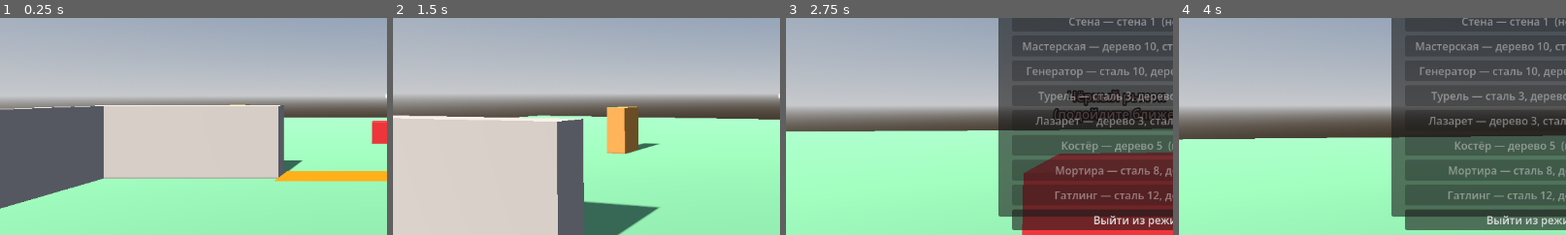
Above: before the commit, frames 1-4 (left to right).
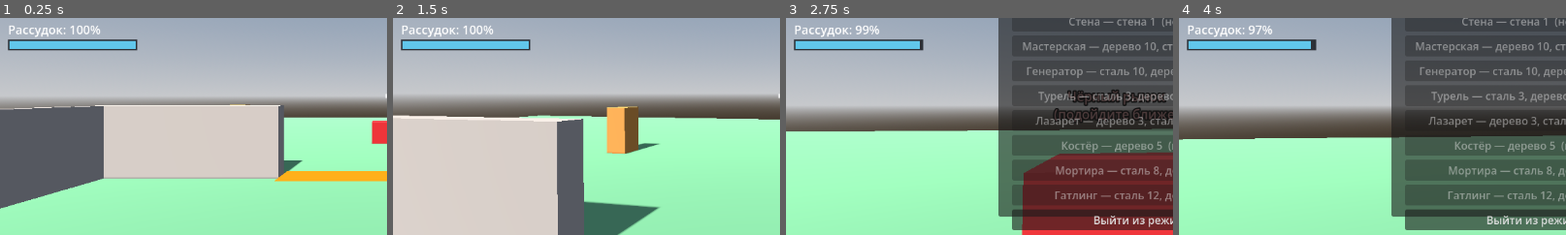
Above: after the commit, the same moments.

Repository: kem4ikkk/ubeziche
Game: Godot game, scene res://scenes/main.tscn
Same seed, same stepped clock (60 frames per second), same inputs: the game is played once before the commit and once after it.
Inputs (mouse positions are % of the whole screen's width and height, from its top left):
- Up to frame 1 (0.25 s): no input
- Up to frame 2 (1.5 s): tap Enter at 0.5 s; move the mouse to (55, 50) at 0.52 s; hold W from 0.53 s (still down); tap F at 0.6 s; click (55, 50) at 0.67 s; tap Space at 0.77 s; move the mouse to (45, 50) at 1.27 s; tap R at 1.35 s; click (45, 50) at 1.42 s
- Up to frame 3 (2.75 s): keep holding W; tap Space at 1.52 s; move the mouse to (52, 48) at 2.02 s; tap B at 2.1 s; click (52, 48) at 2.17 s
- Up to frame 4 (4 s): move the mouse to (45, 70) at 2.77 s; tap 1 at 2.85 s; click (45, 70) at 2.92 s; tap Space at 3.02, 3.77 s; move the mouse to (80, 65) at 3.52 s; release W at 3.53 s; hold A from 3.53 s (still down); tap 5 at 3.6 s; click (80, 65) at 3.67 s
The pictures show only the part of the screen within x 0-50%, y 32-82%; the shares and areas given below are measured in that part.

The runs differ from the first frame. In frame 1, 2.2% of the frame differs, in the area x 2-36%, y 3-16%; in frame 2, 2.2%; in frame 3, 2.2%; in frame 4, 2.2%.

Commit message:
Этап 1B: психическое здоровье («шкала холода» как в оригинале)
Механика рассудка из New Zombie Shelter:
- player.gd: sanity 0-100, _update_sanity() в _physics_process. Тепло (восст.
  16/с) — у «очага» базы (радиус 6.5 вокруг центра) или у костра. Холод (расход)
  вне тепла: 1.6/с днём, 3.6/с ночью. При нуле: −5 HP каждые 4 с + сужение FOV
  (туннельное зрение). Геттеры get_sanity/get_sanity_ratio/add_sanity.
- Навыки: «Терпение» — расход ×0.5 + лечит +1%/с при HP≤50%; «Походный костёр» —
  усиливает костёр ×1.6 и греет (campfire.gd: add_sanity).
- hud.gd: полоса «Рассудок» (синий→оранжевый→красный) + радиальная виньетка
  (затемнение краёв ниже 40%).
- debug_capture: тест 6.9995 (у очага растёт, вне тепла падает, при нуле −HP).

Умелый строитель пока «скоро» (нет системы скорости стройки). Проверено через
capture (EXIT=0): у очага 50→98, вне тепла 30→19.2, при нуле HP 100→95.

Co-Authored-By: Claude Opus 4.8 <noreply@anthropic.com>

Diff:
--- a/scripts/campfire.gd
+++ b/scripts/campfire.gd
@@ -7,6 +7,7 @@
 @export var heal_per_sec: float = 6.0
 @export var radius: float = 4.0
 @export var lifetime: float = 0.0   # 0 = постоянный (постройка)
+@export var sanity_per_sec: float = 8.0   # бонус психздоровья у костра (Этап 1B)
 
 var _age: float = 0.0
 
@@ -24,4 +25,10 @@
 	var p := get_tree().get_first_node_in_group("player")
 	if is_instance_valid(p) and p is Node3D and p.has_method("heal") \
 			and (p as Node3D).global_position.distance_to(global_position) <= radius:
-		p.heal(heal_per_sec * delta)
+		# Навык «Походный костёр» усиливает костёр (HP и психздоровье), Этап 1B/4.40.
+		var mult: float = 1.6 if InventorySystem.get_skill_level("campfire_skill") > 0 else 1.0
+		p.heal(heal_per_sec * mult * delta)
+		# Костёр греет (психздоровье). Игрок уже считает костёр «теплом», это —
+		# дополнительный бонус восстановления (а с навыком — ещё быстрее).
+		if p.has_method("add_sanity"):
+			p.add_sanity(sanity_per_sec * mult * delta)
--- a/scripts/debug_capture.gd
+++ b/scripts/debug_capture.gd
@@ -1253,6 +1253,34 @@
 		print("  после входа в зону: game_over=", game_state.is_game_over, ", HUD итог: '", result_text, "'")
 		_dump_state("ПОСЛЕ эвакуации")
 
+	# 6.9995) Психическое здоровье (Этап 1B): «шкала холода». В тепле (очаг/костёр)
+	# растёт, вне тепла падает; при нуле бьёт по HP и сужает обзор.
+	if is_instance_valid(player):
+		print("CLAUDE: проверяю психздоровье (1B)")
+		player.heal(1000.0)
+		get_tree().paused = false
+		# У очага базы (центр) рассудок восстанавливается.
+		(player as Node3D).global_position = Vector3(0, 1, 0)
+		player.sanity = 50.0
+		for i in 3: player._update_sanity(1.0)
+		print("  у очага рассудок растёт: 50 → ", snappedf(player.get_sanity(), 0.1), " (ожид. >50)")
+		# Вне тепла — падает (днём медленнее, ночью быстрее).
+		(player as Node3D).global_position = Vector3(20, 1, 20)
+		player.sanity = 30.0
+		for i in 3: player._update_sanity(1.0)
+		print("  вне тепла рассудок падает: 30 → ", snappedf(player.get_sanity(), 0.1), " (ожид. <30)")
+		# При нуле — урон HP по тику.
+		player.sanity = 0.0
+		var hp_before: float = player.get_health()
+		player._update_sanity(player.SANITY_EMPTY_TICK + 0.1)   # дотянем до тика
+		print("  при нуле HP падает: ", snappedf(hp_before, 0.1), " → ", snappedf(player.get_health(), 0.1))
+		# Возвращаем норму, чтобы не мешать показу дерева (и вернуть обзор).
+		(player as Node3D).global_position = Vector3(0, 1, 0)
+		player.sanity = player.SANITY_MAX
+		player.heal(1000.0)
+		player._update_sanity(0.1)   # вернуть FOV к норме
+		_dump_state("ПОСЛЕ психздоровья (1B)")
+
 	# 6.999) Финал: показываем дерево навыков (ёлочка) на снимке — проходим полную
 	# цепочку Инженера + немного в других ветках, чтобы видеть открытые/закрытые/
 	# максимальные узлы, замки и пути.
--- a/scripts/hud.gd
+++ b/scripts/hud.gd
@@ -15,6 +15,12 @@
 @onready var power_label: Label = $PowerLabel
 @onready var ability_label: Label = $AbilityLabel
 
+# Психздоровье (Этап 1B): строятся кодом в _ready (полоса + затемнение краёв).
+var _sanity_label: Label
+var _sanity_fill: ColorRect
+var _vignette: TextureRect
+const SANITY_BAR_W := 188.0
+
 const ALERT_DURATION := 2.5  ## сколько секунд держим тревожное сообщение (Этап 4.9)
 
 var _day_night_cycle: Node
@@ -66,6 +72,58 @@
 	InventorySystem.tier_changed.connect(_on_tier_changed)
 	tier_label.text = "Тир убежища: %d" % InventorySystem.shelter_tier
 
+	_build_sanity_ui()
+
+
+## Полоса психздоровья (слева под «Питанием») + затемнение краёв (виньетка),
+## Этап 1B. Строим кодом, чтобы не править hud.tscn.
+func _build_sanity_ui() -> void:
+	# Виньетка — самым нижним слоем HUD (над миром, под текстом).
+	_vignette = TextureRect.new()
+	_vignette.texture = _make_vignette_tex()
+	_vignette.expand_mode = TextureRect.EXPAND_IGNORE_SIZE
+	_vignette.stretch_mode = TextureRect.STRETCH_SCALE
+	_vignette.mouse_filter = Control.MOUSE_FILTER_IGNORE
+	_vignette.modulate = Color(1, 1, 1, 0.0)
+	add_child(_vignette)
+	_vignette.set_anchors_and_offsets_preset(Control.PRESET_FULL_RECT)
+	move_child(_vignette, 0)
+
+	_sanity_label = Label.new()
+	_sanity_label.position = Vector2(12, 212)
+	_sanity_label.add_theme_font_size_override("font_size", 18)
+	_sanity_label.text = "Рассудок"
+	add_child(_sanity_label)
+
+	var bg := ColorRect.new()
+	bg.position = Vector2(12, 240)
+	bg.size = Vector2(SANITY_BAR_W + 4.0, 16)
+	bg.color = Color(0.09, 0.10, 0.12, 0.85)
+	bg.mouse_filter = Control.MOUSE_FILTER_IGNORE
+	add_child(bg)
+
+	_sanity_fill = ColorRect.new()
+	_sanity_fill.position = Vector2(14, 242)
+	_sanity_fill.size = Vector2(SANITY_BAR_W, 12)
+	_sanity_fill.color = Color(0.4, 0.8, 0.9)
+	_sanity_fill.mouse_filter = Control.MOUSE_FILTER_IGNORE
+	add_child(_sanity_fill)
+
+
+## Радиальная виньетка (прозрачный центр → чёрные края) через GradientTexture2D.
+func _make_vignette_tex() -> Texture2D:
+	var g := Gradient.new()
+	g.offsets = PackedFloat32Array([0.0, 0.55, 1.0])
+	g.colors = PackedColorArray([Color(0, 0, 0, 0), Color(0, 0, 0, 0), Color(0, 0, 0, 1)])
+	var t := GradientTexture2D.new()
+	t.gradient = g
+	t.fill = GradientTexture2D.FILL_RADIAL
+	t.fill_from = Vector2(0.5, 0.5)
+	t.fill_to = Vector2(1.0, 0.5)
+	t.width = 320
+	t.height = 320
+	return t
+
 
 func _process(delta: float) -> void:
 	# DayNightCycle может ещё не быть готов в момент _ready() HUD-а — ищем лениво.
@@ -107,6 +165,27 @@
 
 	_update_power()
 	_update_ability()
+	_update_sanity_ui()
+
+
+## Полоса психздоровья + виньетка (Этап 1B): читаем рассудок игрока каждый кадр.
+func _update_sanity_ui() -> void:
+	if _sanity_fill == null:
+		return
+	var p := get_tree().get_first_node_in_group("player")
+	if not is_instance_valid(p) or not p.has_method("get_sanity_ratio"):
+		return
+	var r: float = p.get_sanity_ratio()
+	_sanity_fill.size.x = SANITY_BAR_W * r
+	if r > 0.4:
+		_sanity_fill.color = Color(0.38, 0.78, 0.92)
+	elif r > 0.15:
+		_sanity_fill.color = Color(0.95, 0.62, 0.22)
+	else:
+		_sanity_fill.color = Color(0.95, 0.28, 0.28)
+	_sanity_label.text = "Рассудок: %d%%" % roundi(r * 100.0)
+	# Затемнение краёв нарастает, когда рассудок ниже 40%.
+	_vignette.modulate.a = clampf((0.4 - r) / 0.4, 0.0, 1.0) * 0.72
 
 
 ## Строка питания (Этап 4.25): бюджет мощности генераторов vs потребление
--- a/scripts/player.gd
+++ b/scripts/player.gd
@@ -81,6 +81,23 @@
 @export var c4_scene: PackedScene
 @export var c4_place_range: float = 8.0   # на какую дальность по прицелу кладём C4
 
+# Психическое здоровье (Этап 1B) — «шкала холода» как в оригинале «Убежище».
+# Падает вне тепла (быстрее ночью), растёт у костра или в «очаге» базы (центр
+# карты). При нуле: −HP по тику + сужение обзора (туннельное зрение). Навык
+# «Терпение» вдвое снижает расход и подлечивает при низком HP; костёр греет.
+const SANITY_MAX := 100.0
+const SANITY_RECOVER := 16.0          # /с, в тепле
+const SANITY_DRAIN_DAY := 1.6         # /с, вне тепла днём
+const SANITY_DRAIN_NIGHT := 3.6       # /с, вне тепла ночью
+const HEARTH_RADIUS := 6.5            # радиус «очага» базы вокруг центра карты
+const SANITY_EMPTY_TICK := 4.0        # период урона при нуле, с
+const SANITY_EMPTY_DAMAGE := 5.0      # HP за тик при нуле
+const SANITY_FOV_DROP := 20.0         # сужение FOV при нуле (туннельное зрение)
+var sanity: float = SANITY_MAX
+var _sanity_tick: float = 0.0
+var _base_fov: float = 75.0
+var _day_night: Node = null
+
 # Ссылка на камеру от первого лица. @onready = «возьми этот узел, когда сцена готова».
 @onready var camera: Camera3D = $Camera3D
 @onready var health: HealthComponent = $HealthComponent
@@ -102,6 +119,7 @@
 	# Записываемся в группу "player" — так враги нас находят.
 	add_to_group("player")
 	health.died.connect(_on_died)
+	_base_fov = camera.fov                    # запомним обзор для эффекта психздоровья
 
 	# Класс Боец (Этап 4.12): +макс HP за уровень ветки «Бой». Базовый максимум
 	# берём из сцены один раз, бонус пересчитываем при смене навыков/класса.
@@ -221,6 +239,9 @@
 		_sprint_timer -= delta
 	if _sprint_cd > 0.0:
 		_sprint_cd -= delta
+
+	# Психическое здоровье (Этап 1B).
+	_update_sanity(delta)
 
 	# Зажатая ЛКМ с топором — НЕПРЕРЫВНАЯ добыча/ремонт/бой (правка 2026-06-16):
 	# можно зажать кнопку и рубить, темп задаёт кулдаун в swing_axe(). Для стволов
@@ -528,6 +549,73 @@
 	health.heal(amount)
 
 
+## Психическое здоровье (Этап 1B): расход/восстановление, урон при нуле, обзор.
+func _update_sanity(delta: float) -> void:
+	var warm := _is_in_hearth() or _near_campfire()
+	if warm:
+		sanity = minf(sanity + SANITY_RECOVER * delta, SANITY_MAX)
+	else:
+		var drain: float = SANITY_DRAIN_NIGHT if _is_night() else SANITY_DRAIN_DAY
+		if InventorySystem.get_skill_level("patience") > 0:
+			drain *= 0.5                          # «Терпение» — вдвое медленнее
+		sanity = maxf(sanity - drain * delta, 0.0)
+
+	# При полном опустошении — периодический урон HP (как «замерзание»).
+	if sanity <= 0.0:
+		_sanity_tick += delta
+		if _sanity_tick >= SANITY_EMPTY_TICK:
+			_sanity_tick = 0.0
+			health.take_damage(SANITY_EMPTY_DAMAGE)
+	else:
+		_sanity_tick = 0.0
+
+	# «Терпение»: медленно лечит, пока HP не выше половины.
+	if InventorySystem.get_skill_level("patience") > 0 \
+			and health.current_health > 0.0 \
+			and health.current_health <= health.max_health * 0.5:
+		health.heal(health.max_health * 0.01 * delta)   # +1%/с
+
+	# Туннельное зрение: ниже 30 рассудка обзор плавно сужается.
+	var t := clampf(sanity / 30.0, 0.0, 1.0)
+	camera.fov = lerpf(_base_fov - SANITY_FOV_DROP, _base_fov, t)
+
+
+## В радиусе «очага» базы (вокруг центра карты, по горизонтали)?
+func _is_in_hearth() -> bool:
+	var p := global_position
+	return Vector2(p.x, p.z).length() <= HEARTH_RADIUS
+
+
+## Рядом ли горящий костёр (постройка), греющий игрока?
+func _near_campfire() -> bool:
+	for c in get_tree().get_nodes_in_group("campfire"):
+		if c is Node3D:
+			var rad: float = c.radius if "radius" in c else 4.0
+			if global_position.distance_to((c as Node3D).global_position) <= rad:
+				return true
+	return false
+
+
+## Сейчас ночь? (лениво ищем DayNightCycle.)
+func _is_night() -> bool:
+	if not is_instance_valid(_day_night):
+		_day_night = get_tree().get_first_node_in_group("day_night_cycle")
+	return is_instance_valid(_day_night) and _day_night.is_night
+
+
+## Добавить/снять психздоровье (костёр греет; вызывается из campfire.gd).
+func add_sanity(amount: float) -> void:
+	sanity = clampf(sanity + amount, 0.0, SANITY_MAX)
+
+
+func get_sanity() -> float:
+	return sanity
+
+
+func get_sanity_ratio() -> float:
+	return sanity / SANITY_MAX
+
+
 ## Сигнатурная способность класса (Этап 4.12b), клавиша F. Ветвится по классу и
 ## наличию открытой способности (InventorySystem). В capture-режиме F не читается —
 ## тест дёргает _call_airstrike/_sprint/_place_c4 напрямую.
Not shown, changed: docs/PROGRESS.md
